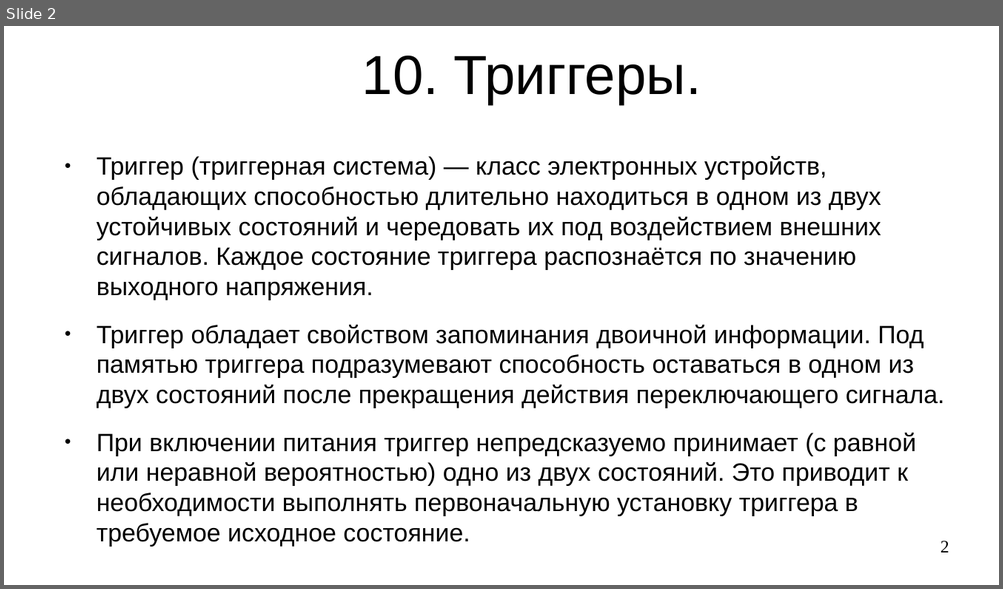
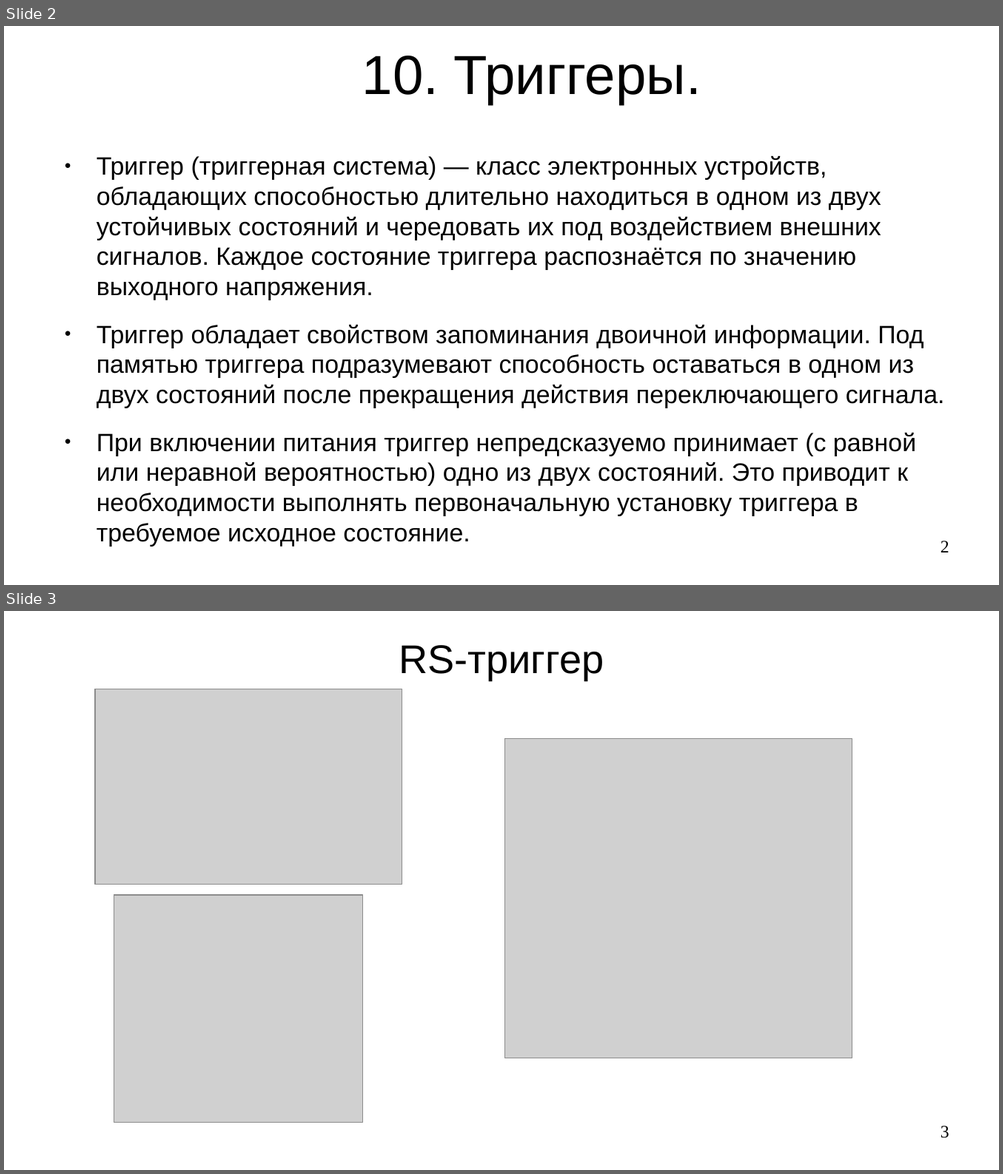
Before and after one commit to steelcraft/stud-lab, a slide deck: Лекции/СBDS01#L6.odp. Shown one above the other, each under a label of ours: slide 2 before the commit, slides 2 and 3 after it. The pictures are 1003x589 and 1003x1174 pixels, drawn with LibreOffice and Linux fonts; fonts in the diff are those of the drawing; grey boxes stand for pictures. Boxes give left, top, right and bottom in pixels: in the first picture for what was removed or moved away, otherwise in the second. Text is boxed around its words. In the diff, an @@ line names an element or a change of style, - is before the commit and + after.

```diff
--- a/Лекции/СBDS01#L6.odp
+++ b/Лекции/СBDS01#L6.odp
@@ slide 3 added at box(4, 611, 999, 1170), background #FFFFFF @@
@@ title added at box(398, 645, 603, 681), 32 pt, text #000000 @@
+RS-триггер
@@ picture added at box(95, 689, 402, 886) @@
@@ picture added at box(505, 739, 851, 1059) @@
@@ picture added at box(114, 895, 363, 1124) @@
@@ page number added at box(940, 1126, 949, 1139), 14 pt, text #000000 @@
+3
```
Also in this commit, not shown: 3 other slides added, 5 slides removed, 1 other file.
